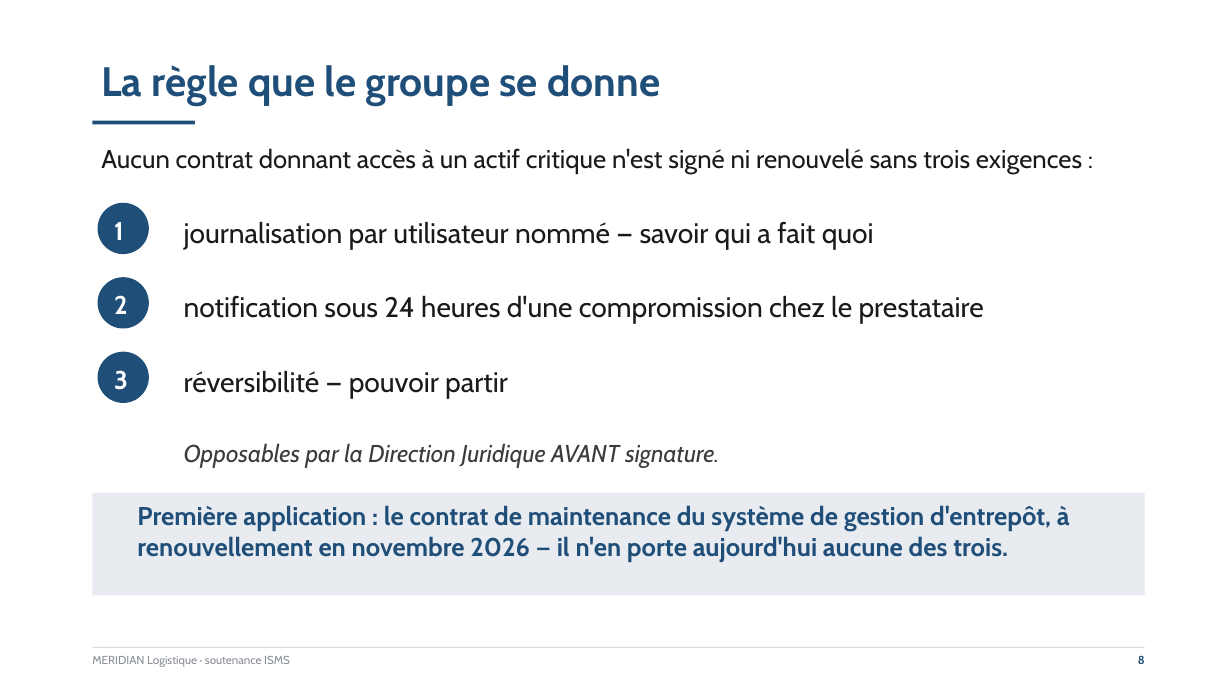
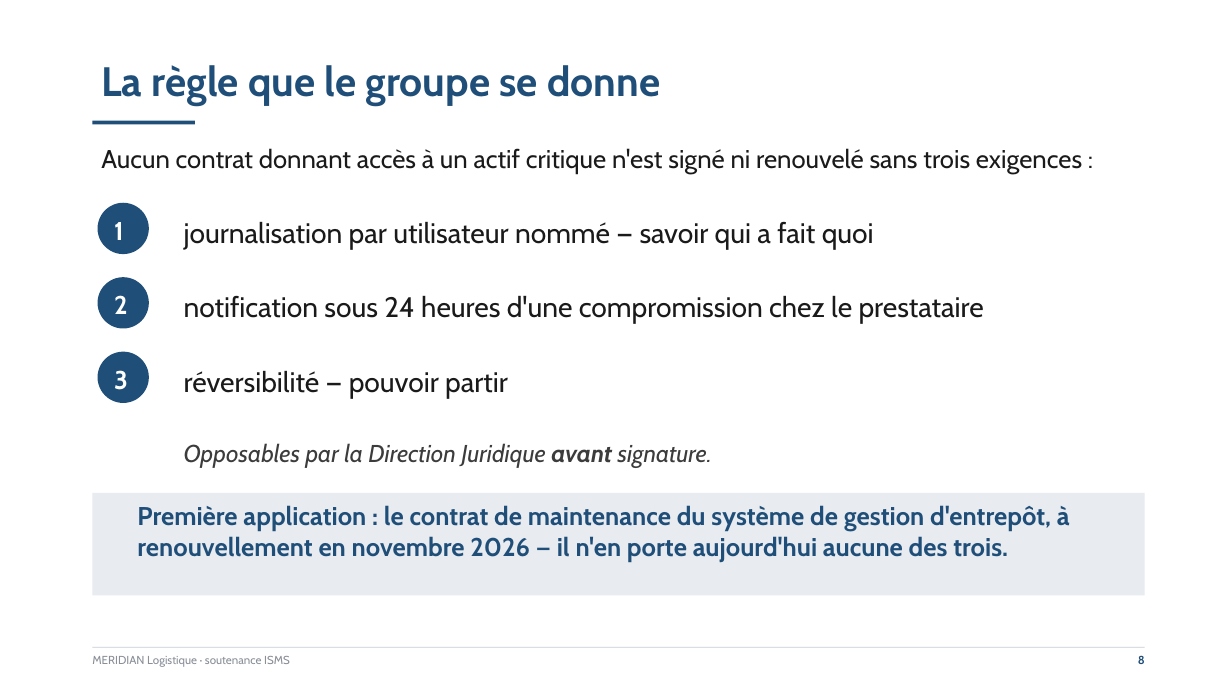
Before and after one commit to Override-6/ISMS-cours, a slide deck: slide 8 of meridian.pptx. Drawn at 1232x693 pixels with LibreOffice and Linux fonts; fonts in the diff are those of the drawing. Boxes give left, top, right and bottom in pixels: in the first picture for what was removed or moved away, otherwise in the second. Text is boxed around its words. In the diff, an @@ line names an element or a change of style, - is before the commit and + after.

```diff
--- a/meridian.pptx
+++ b/meridian.pptx
@@ text at [184, 443, 712, 468]: text changed @@
-Opposables par la Direction Juridique AVANT signature.
+Opposables par la Direction Juridique avant signature.
```
Also in this commit, not shown: 5 other slides changed.
